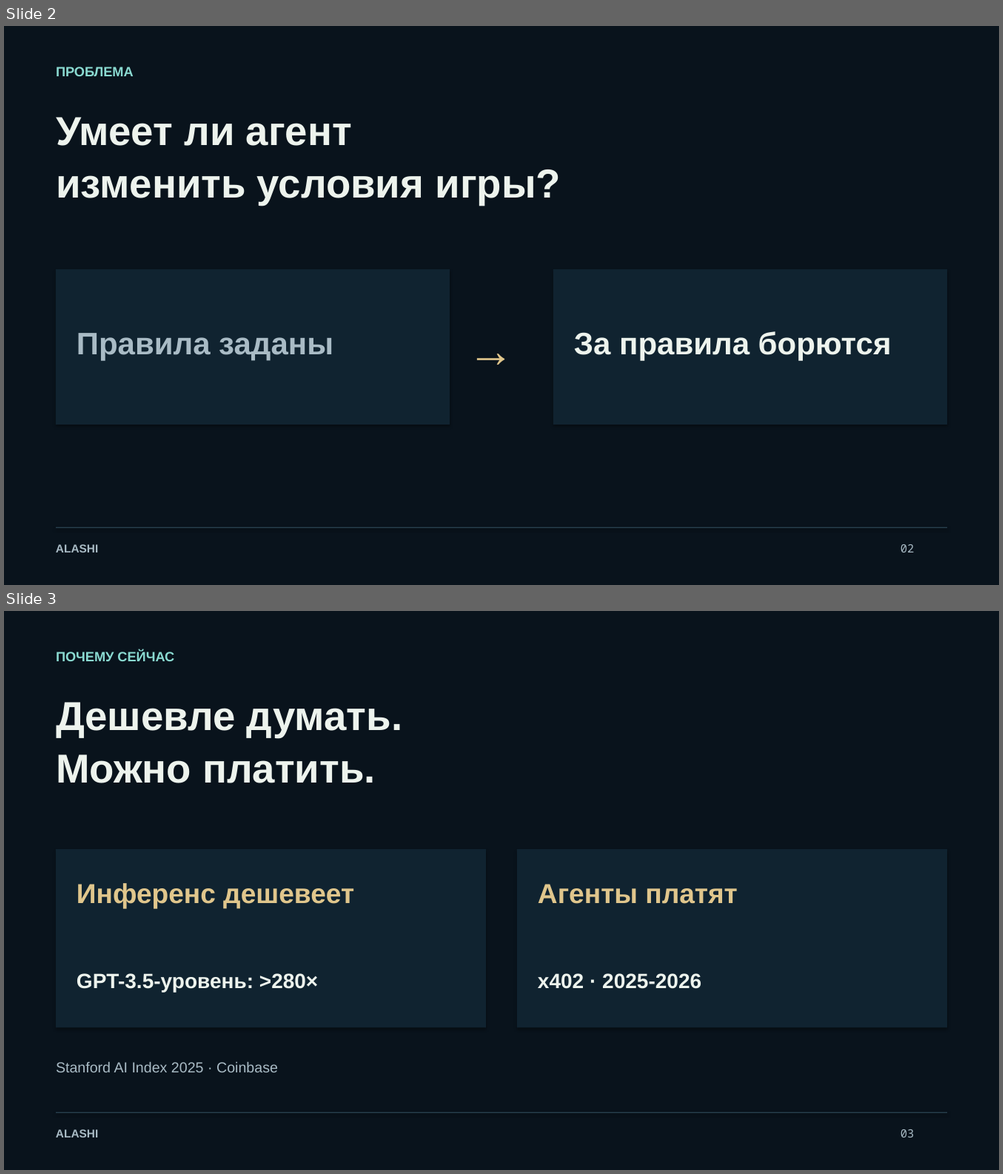
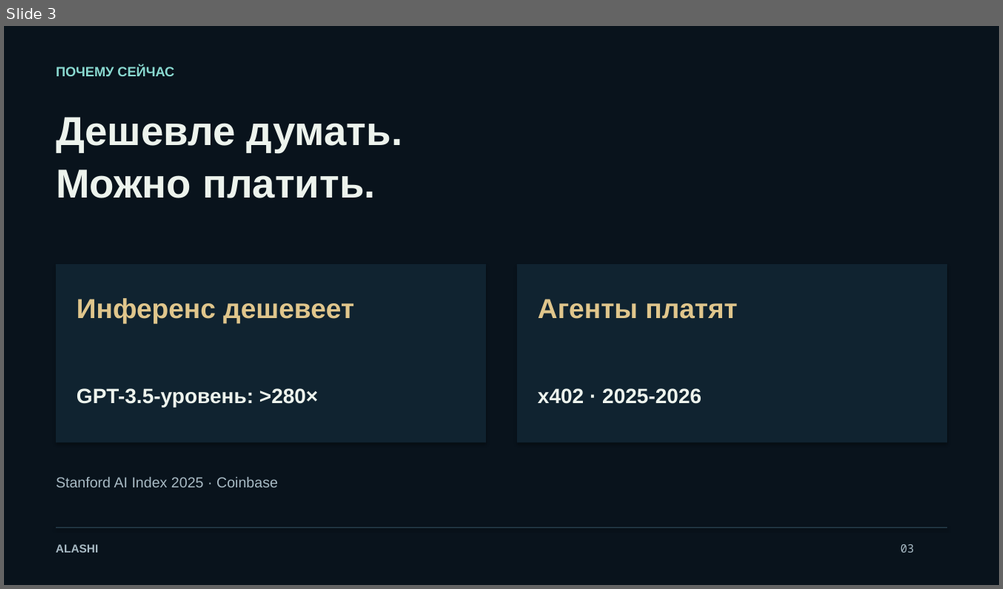
Before and after one commit to Jakisheff/alashi, a slide deck: docs/out/deck.pptx. Shown one above the other, each under a label of ours: slides 2 and 3 before the commit, slide 3 after it. The pictures are 1003x1174 and 1003x589 pixels, drawn with LibreOffice and Linux fonts; fonts in the diff are those of the drawing. Boxes give left, top, right and bottom in pixels: in the first picture for what was removed or moved away, otherwise in the second. Text is boxed around its words. In the diff, an @@ line names an element or a change of style, - is before the commit and + after.

```diff
--- a/docs/out/deck.pptx
+++ b/docs/out/deck.pptx
@@ slide 2 removed at [4,26,999,585], background #09131C @@
@@ text removed at [56,67,134,76] @@
-ПРОБЛЕМА
@@ text removed at [56,117,560,205] @@
-Умеет ли агент
-изменить условия игры?
@@ rectangle removed at [56,269,449,424] @@
@@ rectangle removed at [553,269,947,424] @@
@@ text removed at [77,333,333,361] @@
-Правила заданы
@@ text removed at [468,317,538,374] @@
-→
@@ text removed at [574,332,891,361] @@
-За правила борются
@@ rectangle removed at [56,528,946,528] @@
@@ text removed at [56,545,98,553] @@
-ALASHI
@@ text removed at [900,545,913,553] @@
-02
```
Also in this commit, not shown: 3 slides changed, 1 slide added, 16 other files.
